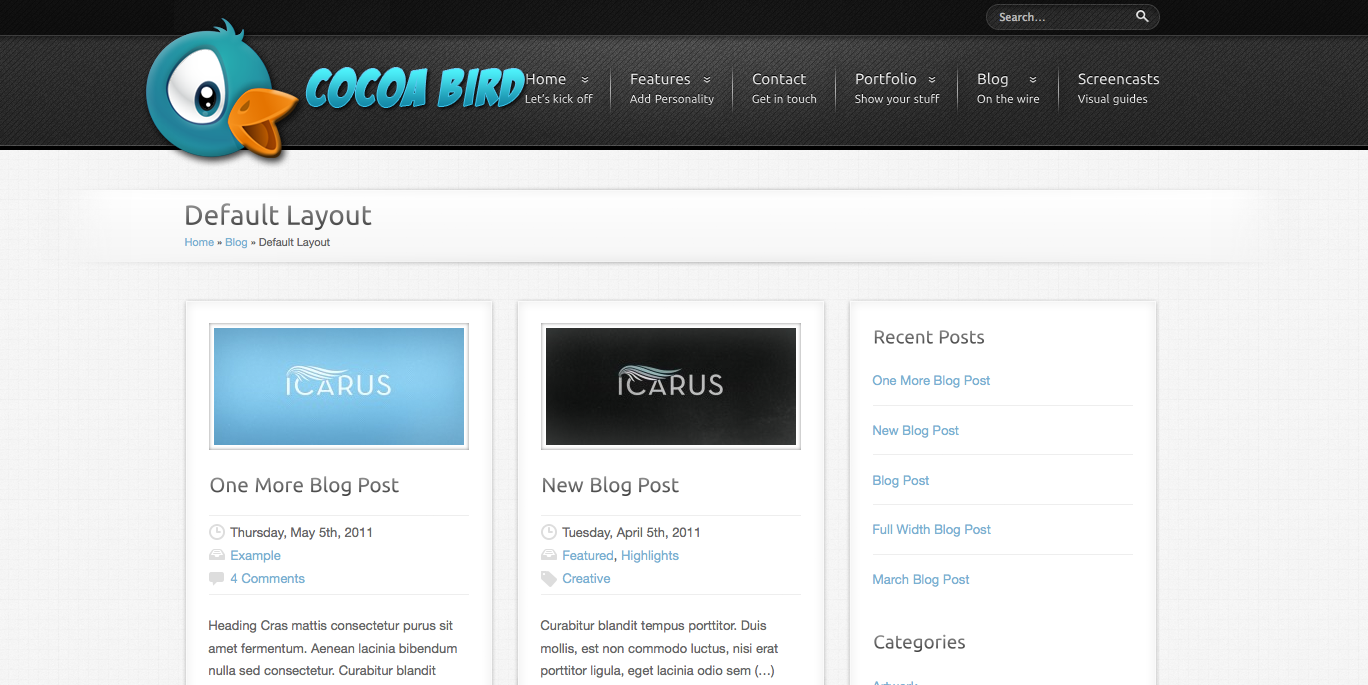
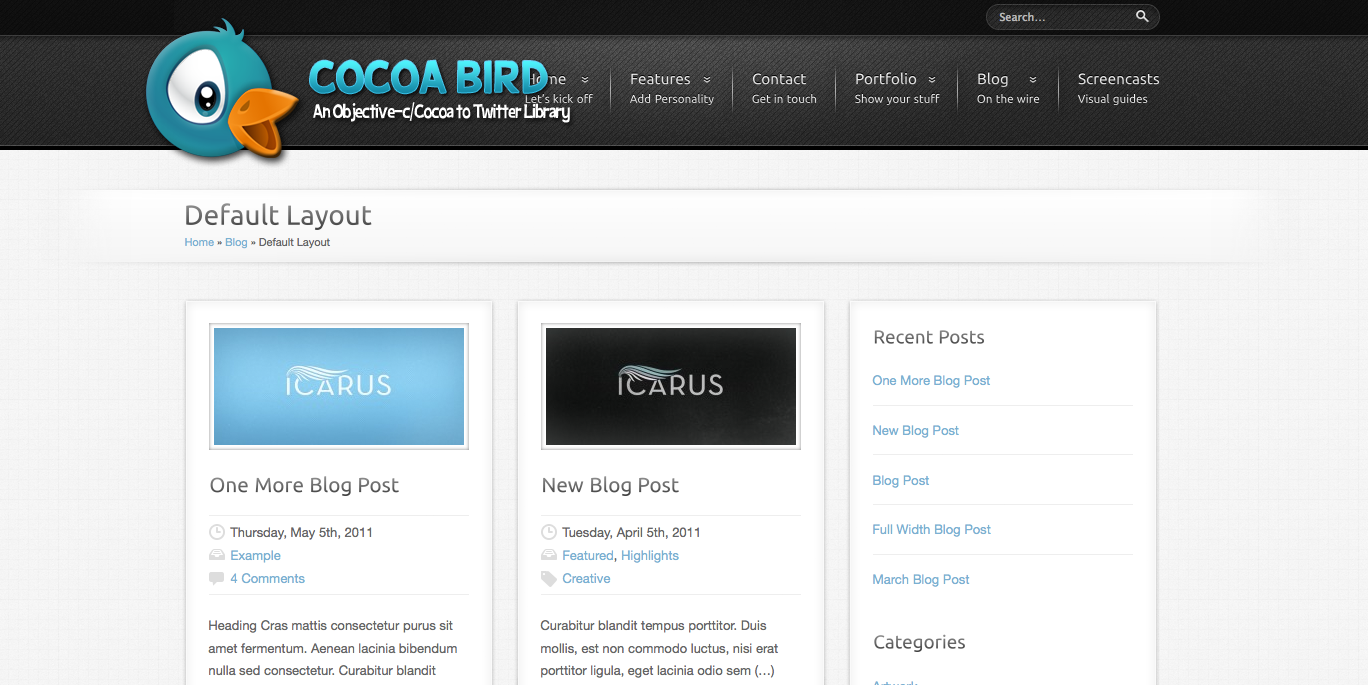
Two versions of the same layered image (1368px x 685px). Layer-by-layer changes:
added group "Logo" with 7 layers above "BG" over [305, 59, 575, 128]
added layer "An Objective-c/Cocoa to Twitter Library" in group "Logo" over [313, 102, 570, 123]
moved "COCOA BIRD" into group "Logo", painted on it over [306, 60, 547, 107]
added group "BG" with 1 layers over [305, 59, 575, 128]
moved "Layer 2" into group "BG" over [305, 59, 575, 128]
removed layer "Background" over [305, 59, 575, 128]
